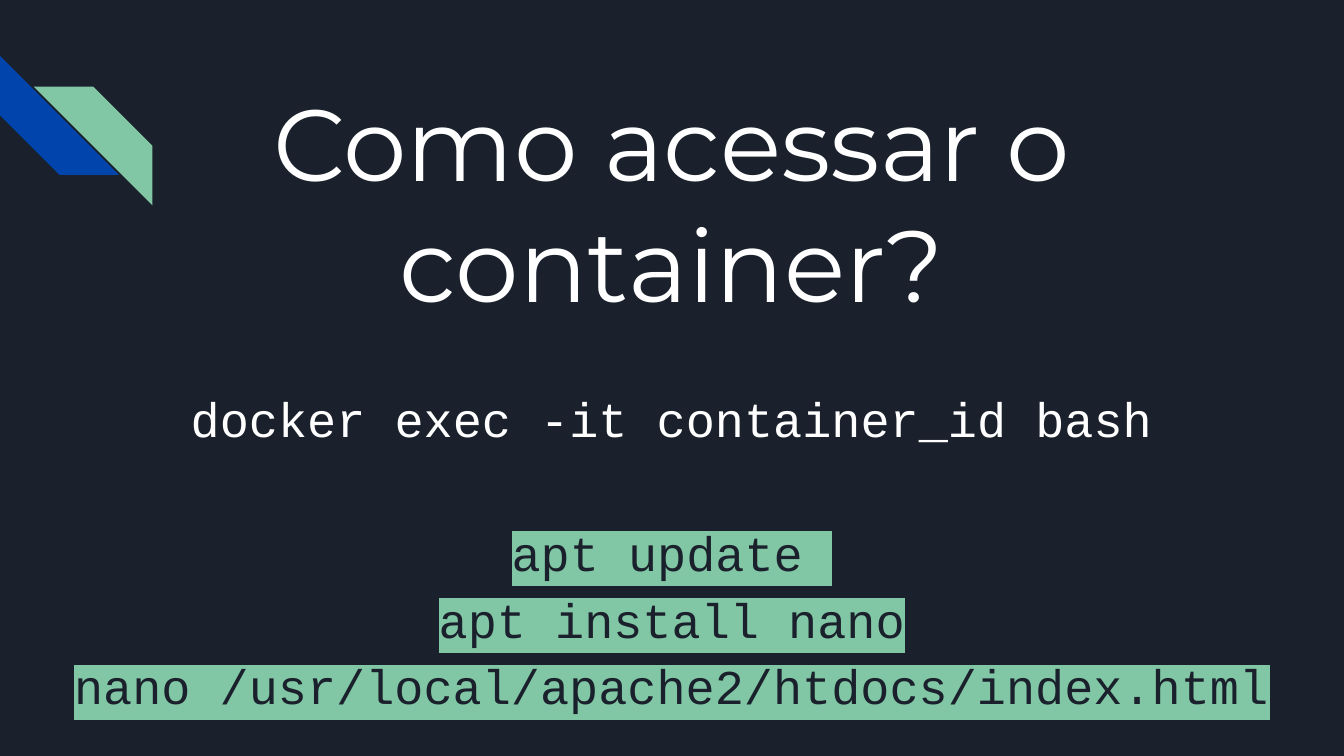
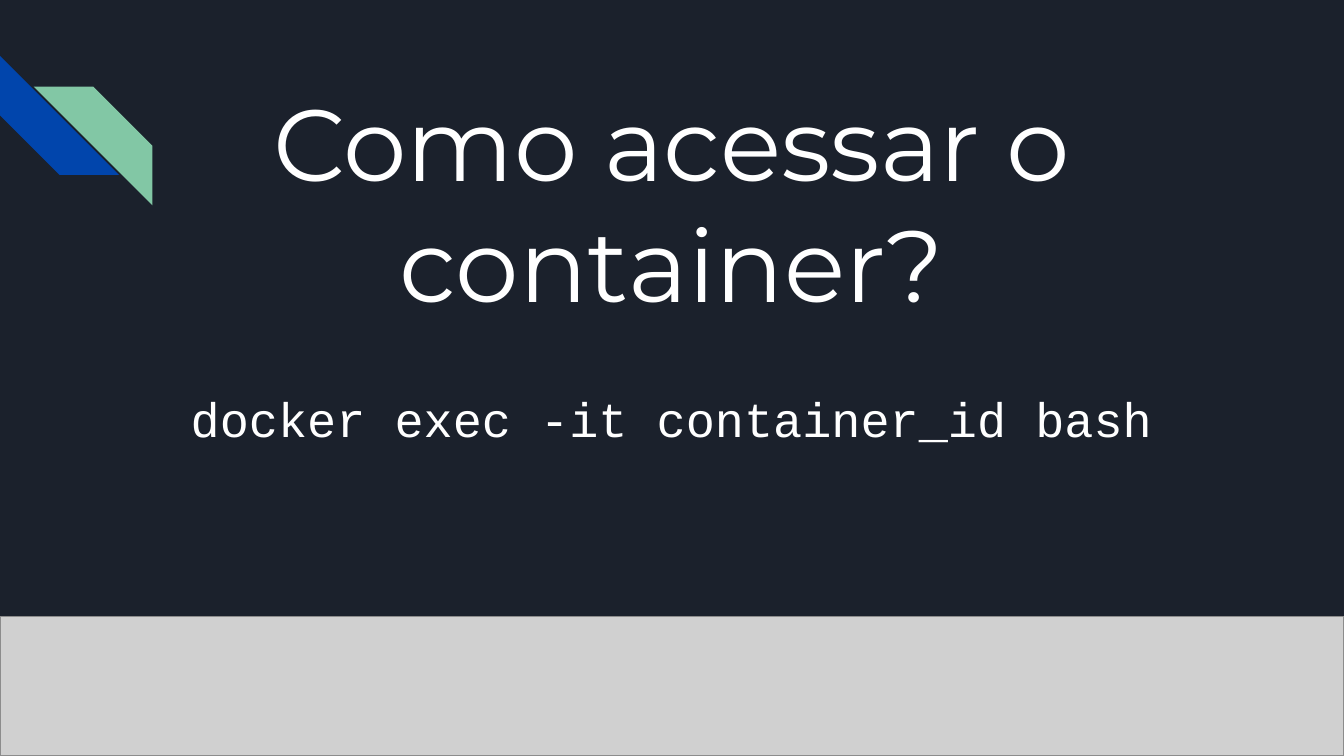
Before and after one commit to RafaelCecchin/aula-docker, a slide deck: slide 27 of slides/Introdução ao Docker.pptx (slide 25 before the commit). Drawn at 1344x756 pixels with LibreOffice and Linux fonts; fonts in the diff are those of the drawing; grey boxes stand for pictures. Boxes give left, top, right and bottom in pixels: in the first picture for what was removed or moved away, otherwise in the second. Text is boxed around its words. In the diff, an @@ line names an element or a change of style, - is before the commit and + after.

```diff
--- a/slides/Introdução ao Docker.pptx
+++ b/slides/Introdução ao Docker.pptx
@@ text at box(74, 536, 1269, 714): paragraphs removed @@
-apt update
-apt install nano
-nano /usr/local/apache2/htdocs/index.html
@@ picture added at box(0, 617, 1344, 756) @@
```
Also in this commit, not shown: 14 other slides changed, 3 slides added, 1 other file.
